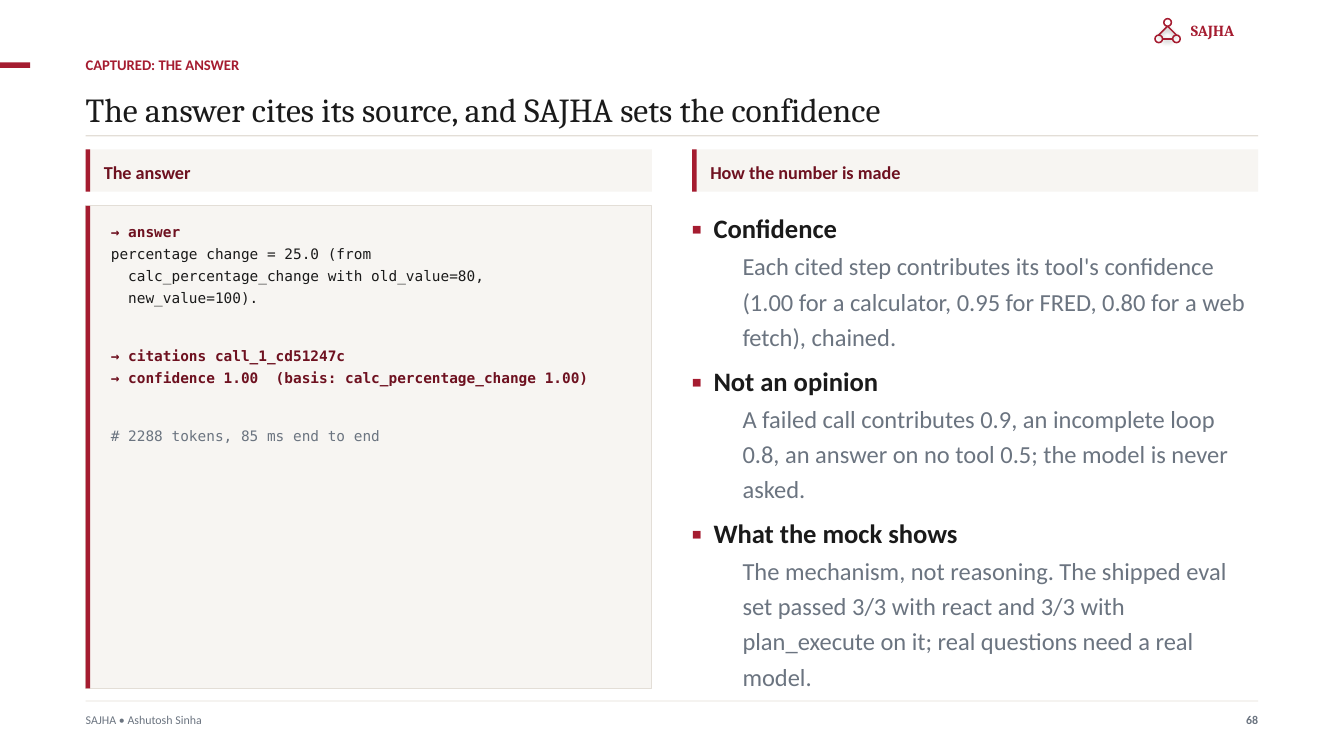
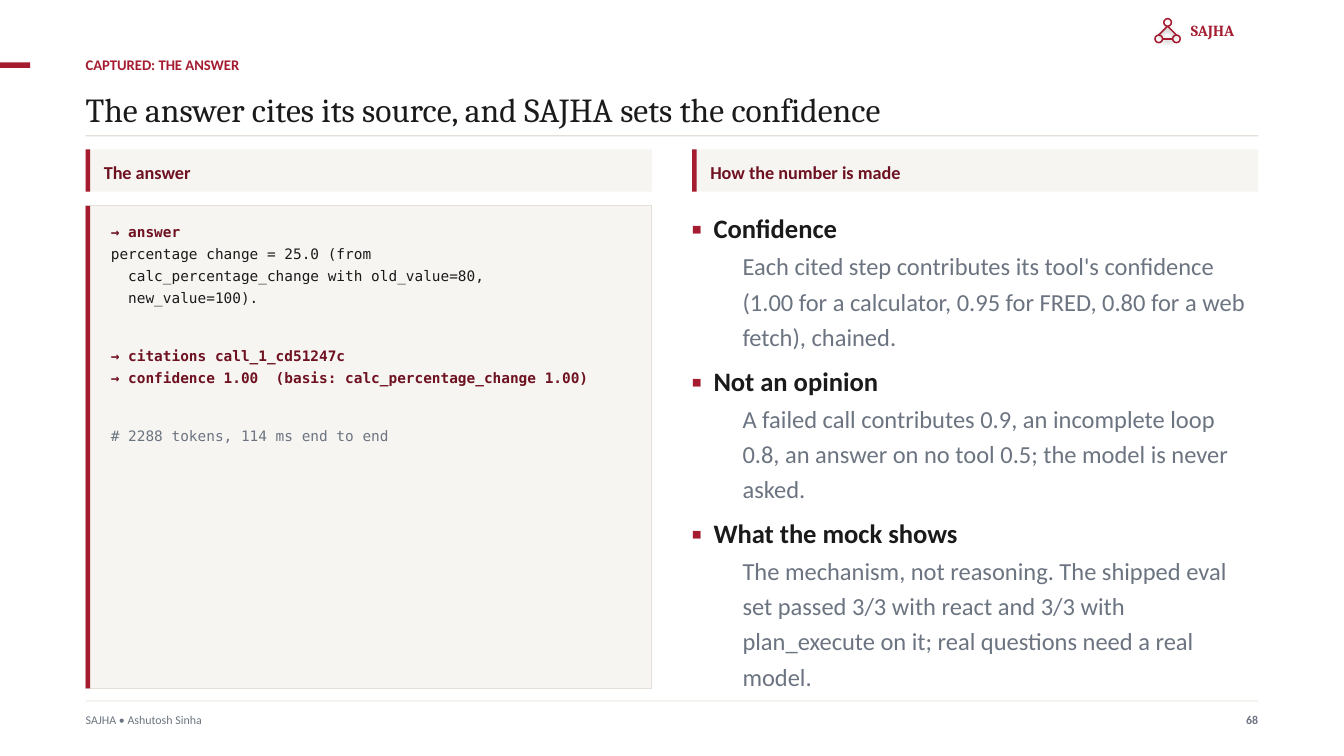
Before and after one commit to ajsinha/sajhamcpserver, a slide deck: slide 68 of docs/publications/SAJHA-MCP-Server.pptx. Drawn at 1344x756 pixels with LibreOffice and Linux fonts; fonts in the diff are those of the drawing. Boxes give left, top, right and bottom in pixels: in the first picture for what was removed or moved away, otherwise in the second. Text is boxed around its words. In the diff, an @@ line names an element or a change of style, - is before the commit and + after.

```diff
--- a/docs/publications/SAJHA-MCP-Server.pptx
+++ b/docs/publications/SAJHA-MCP-Server.pptx
@@ text at bbox=[128, 430, 389, 443]: text changed @@
-# 2288 tokens, 85 ms end to end
+# 2288 tokens, 114 ms end to end
```
Also in this commit, not shown: 10 other slides changed, 1 other file.
